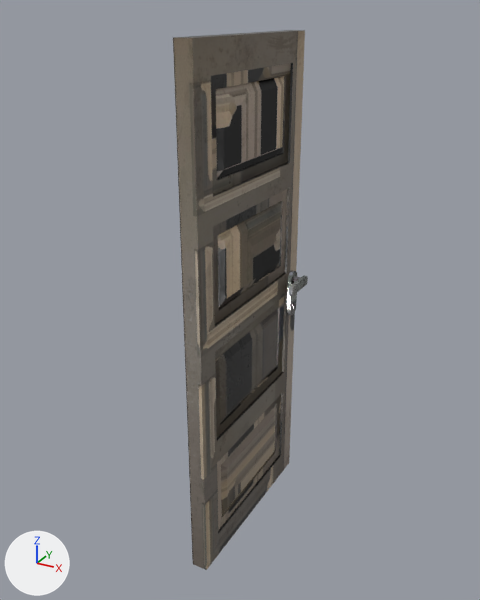
The OBJ model OpenGLApp/resources/models/Door.obj, before and after one commit.
Camera for both pictures: a 50 mm camera at (2.54, -1.24, 2.24) aimed at (1.29, 1.03, 1.11). The lights are fixed; the arrows at lower left show +X, +Y and +Z. The first picture is the older version. Objects named as collision shapes, trigger or cutter boxes, shadow casters or lower levels of detail are left out. Where no turn or scale is listed for an object, it has been applied to the vertices.

The scene before the commit, as lines of its bpy script (objects in view):
```python
me_door2 = bpy.data.meshes.new('Door2')
me_door2.from_pydata(...)  # 180 vertices, 178 faces; spans x 1.29..1.36, y 0.61..1.46, z 0.0..2.16
me_door2.materials.append(mat_white_wood_001)
ob_door2 = bpy.data.objects.new('Door2', me_door2)
ob_door2.location = (0.0, 0.0, 0.0)
```
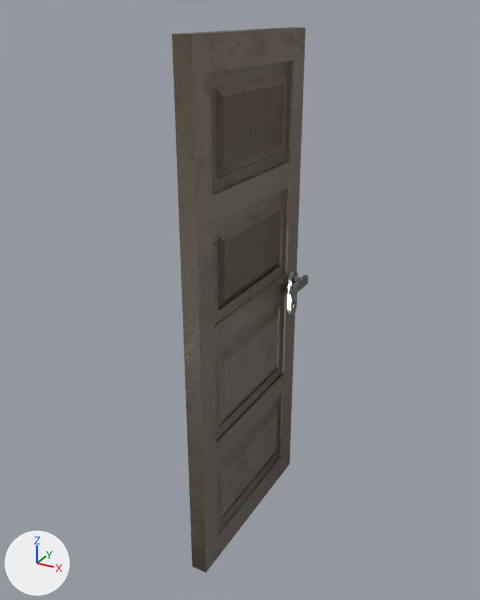
The change in detail:
me_door2 is used by ob_door2; location (0.0, 0.0, 0.0).
me_door2 had 180 vertices, 178 faces and spanned x 1.29..1.36, y 0.61..1.46, z 0.0..2.16.
me_door2 now has 180 vertices, 178 faces and spans x 1.29..1.36, y 0.6..1.47, z -0.01..2.17.
me_door2 part 1: all 36 vertices in x 1.29..1.36, y 0.61..1.46, z 1.68..2.16 are moved by (0.0, 0.0, 0.01).
me_door2 part 2: all 36 vertices in x 1.29..1.36, y 0.61..1.46, z 0.0..0.45 are moved by (0.0, 0.0, -0.01).
me_door2 part 3: texture (UV) coordinates of 178 of 178 faces, centred in x 1.29..1.36, y 0.61..1.46, z 0.0..2.16, changed; they spanned u 0.0..1.0, v 0.0..0.98 and now span u 0.0..0.93, v 0.0..1.0.

Where the change shows, as pixel boxes [x1, y1, x2, y2] in the pictures (480 x 600 px; the box of a moved part takes in the faces that stretch with it):
'Door2', reshaped, surface changed
    before: [173, 30, 305, 570]
    after: [172, 27, 306, 572]
part 1 of me_door2, moved or reshaped
    before: [173, 30, 305, 220]
    after: [172, 27, 306, 219]
part 2 of me_door2, moved or reshaped
    before: [189, 375, 292, 570]
    after: [188, 374, 293, 572]
part 3 of me_door2, surface changed
    both: [173, 30, 305, 570]
